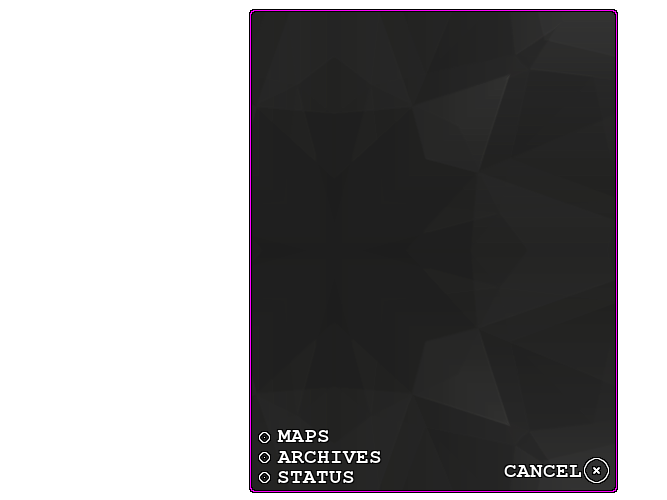
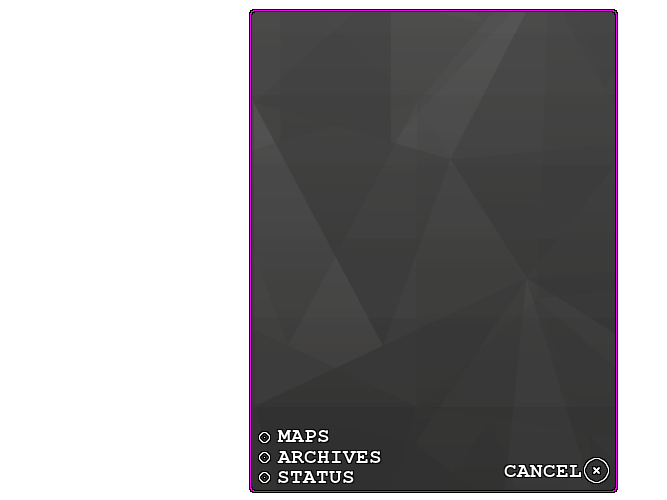
Before/after of a 667x500 layered artwork. What changed in the layer stack:
renamed "graphite_pattern_K.png" to "graphite_pattern.png copy", painted on it over [252,12,615,490]